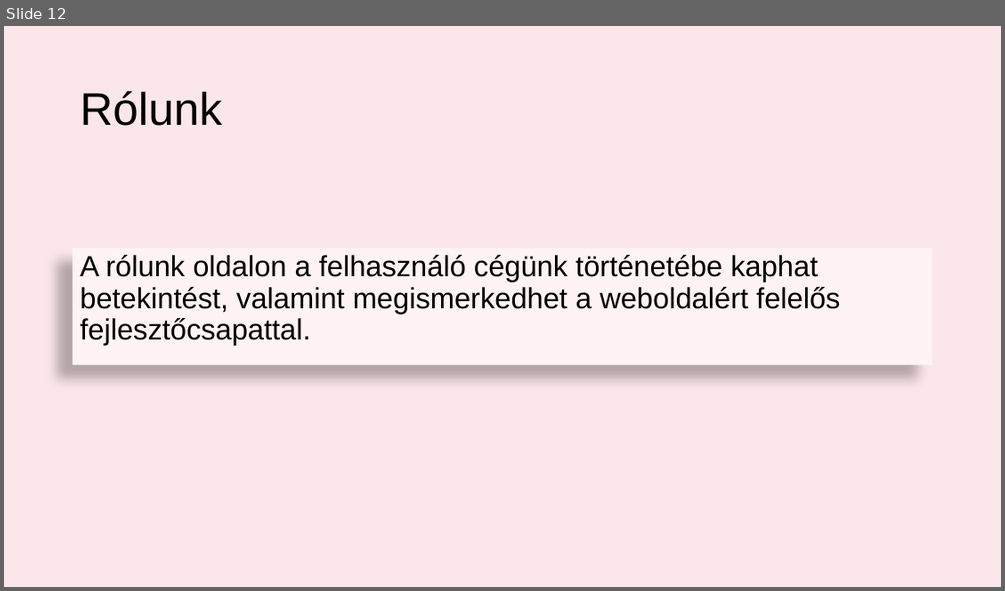
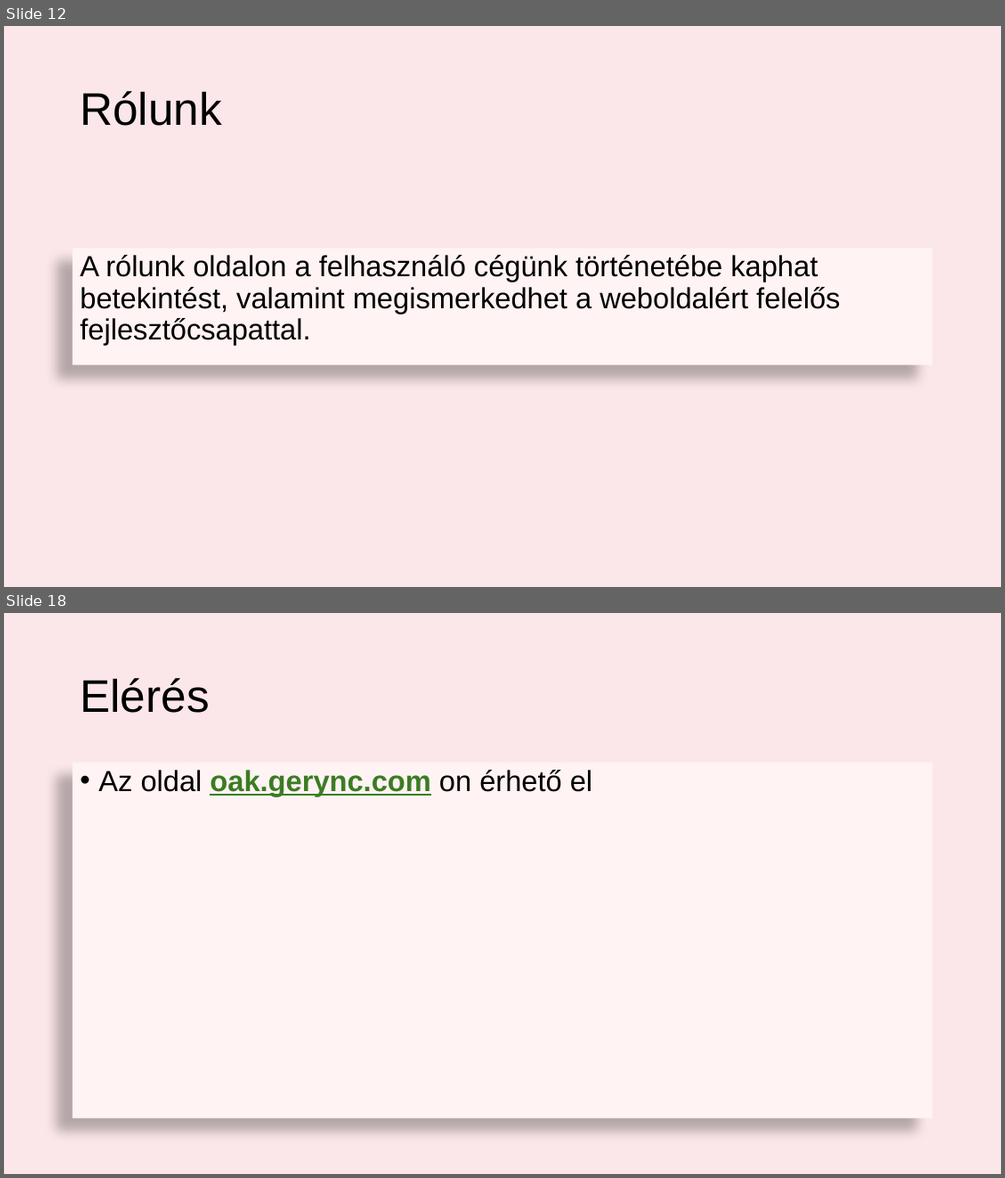
Before and after one commit to gerync/oakNglass, a slide deck: Oak&Glass.pptx. Shown one above the other, each under a label of ours: slide 12 before the commit, slides 12 and 18 after it; the slides between them are not shown. The pictures are 1005x591 and 1005x1178 pixels, drawn with LibreOffice and Linux fonts; fonts in the diff are those of the drawing. Boxes give left, top, right and bottom in pixels: in the first picture for what was removed or moved away, otherwise in the second. Text is boxed around its words. In the diff, an @@ line names an element or a change of style, - is before the commit and + after.

```diff
--- a/Oak&Glass.pptx
+++ b/Oak&Glass.pptx
@@ slide 18 added at [4,613,1001,1174], background #FBE6E9 @@
@@ title added at [80,678,209,713], 44 pt, text #000000 @@
+Elérés
@@ text added at [73,763,933,1119], fill #FFF3F3, 28 pt, text #000000 @@
+• Az oldal oak.gerync.com on érhető el
```
Also in this commit, not shown: 1 slide changed, 5 other slides added.
